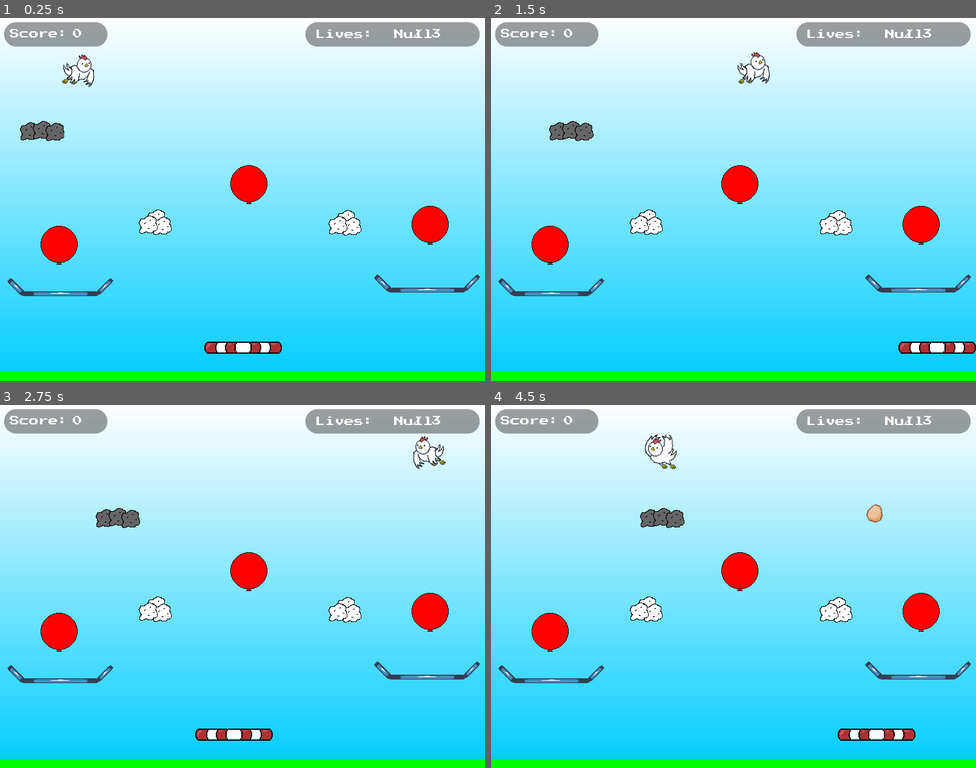
Above: before the commit, frames 1-4 (two rows, left to right).
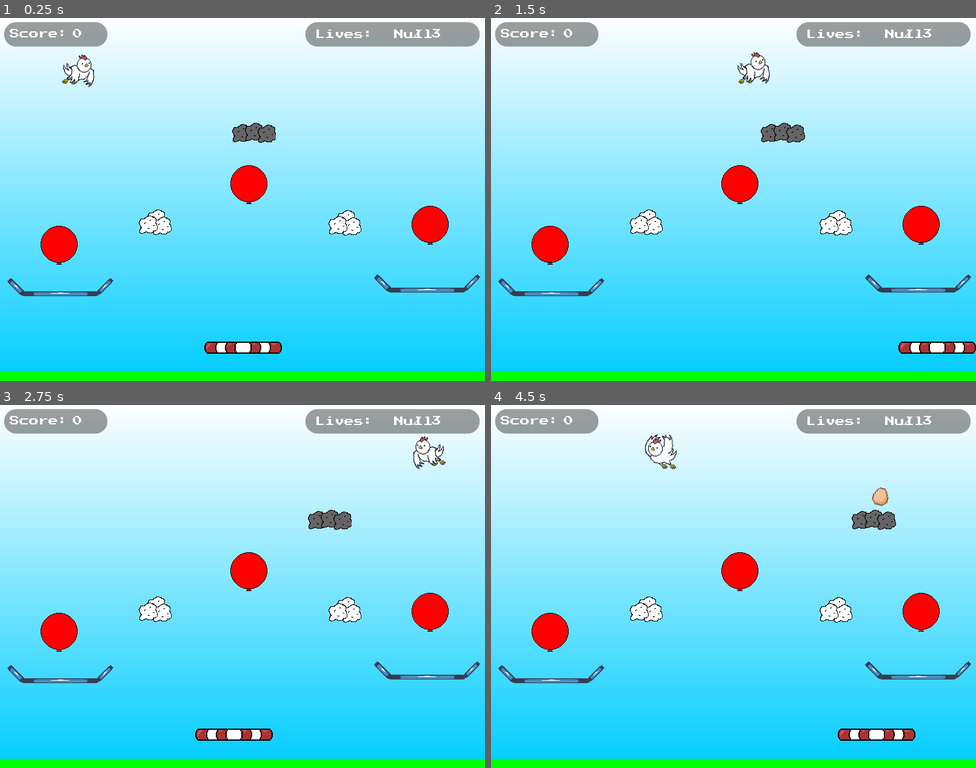
Above: after the commit, the same moments.

Repository: thatnick/fragile
Game: Godot game, scene res://scenes/levels/lvl03.tscn
Same seed, same stepped clock (60 frames per second), same inputs: the game is played once before the commit and once after it. This scene is started directly instead of the project's main scene. The engine's default icon, where the game draws it, is replaced by a stand-in: a white triangle on a blue panel in a dark square.
Inputs:
- Up to frame 1 (0.25 s): no input
- Up to frame 2 (1.5 s): tap Enter (ui_accept) at 0.5, 0.77 s; hold Right (ui_right) from 0.53 s (still down)
- Up to frame 3 (2.75 s): tap Enter (ui_accept) at 1.52 s; release Right (ui_right) at 2.03 s; hold Left (ui_left) from 2.03 s (still down)
- Up to frame 4 (4.5 s): release Left (ui_left) at 2.78 s; hold Right (ui_right) 2.78-4.28 s; tap Enter (ui_accept) at 3.02, 3.77 s; hold Left (ui_left) from 4.28 s (still down)

The runs differ from the first frame. In frame 1, 0.8% of the frame differs, in the area x 4-57%, y 28-35%; in frame 2, 0.8%; in frame 3, 0.8%; in frame 4, 1.0%, in the area x 30-84%, y 22-35%.
Error in both runs: Invalid operands 'Nil' and 'int' in operator '<='. (res://scripts/manager.gd:31)

Commit message:
Add ability to set cloud direction
Create a "left.tscn". Instancing Left as a child of a DynamicCloud will overide the default initial travel direction of right.

Diff:
--- /dev/null
+++ b/scenes/left.tscn
@@ -0,0 +1,3 @@
+[gd_scene format=2]
+
+[node name="Left" type="Node"]
--- a/scenes/levels/lvl03.tscn
+++ b/scenes/levels/lvl03.tscn
@@ -23,7 +23,7 @@
 position = Vector2( 572, 336 )
 
 [node name="DynamicCloud" parent="." instance=ExtResource( 1 )]
-position = Vector2( 54, 188 )
+position = Vector2( 403, 191 )
 
 [node name="Balloon" parent="." instance=ExtResource( 4 )]
 position = Vector2( 411, 275 )
--- a/scripts/dynamic_cloud.gd
+++ b/scripts/dynamic_cloud.gd
@@ -4,6 +4,10 @@
 
 #TODO - make it so that the direction is randomly left or right on start up? Or can be predefined per instance of the object in a level?
 var direction = Vector2(1, 0)
+
+func _ready():
+	if $Left:
+		direction.x = -1
 
 func _physics_process(delta):
 	var collision = move_and_collide(direction * SPEED * delta)
